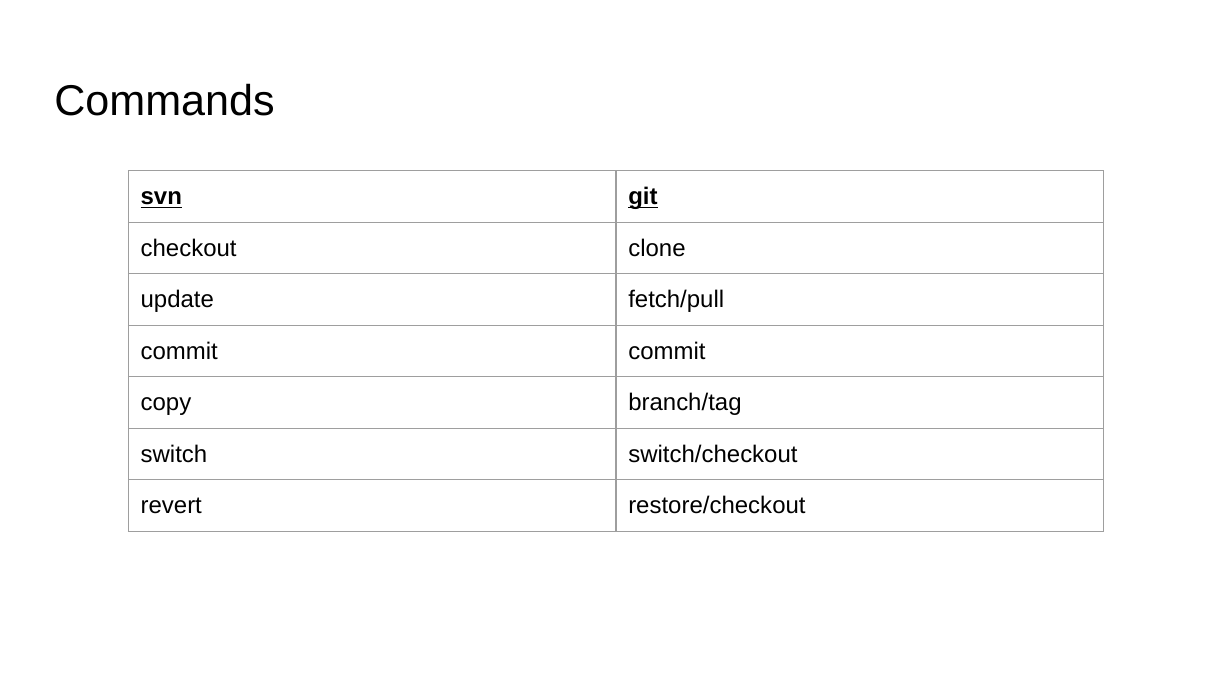
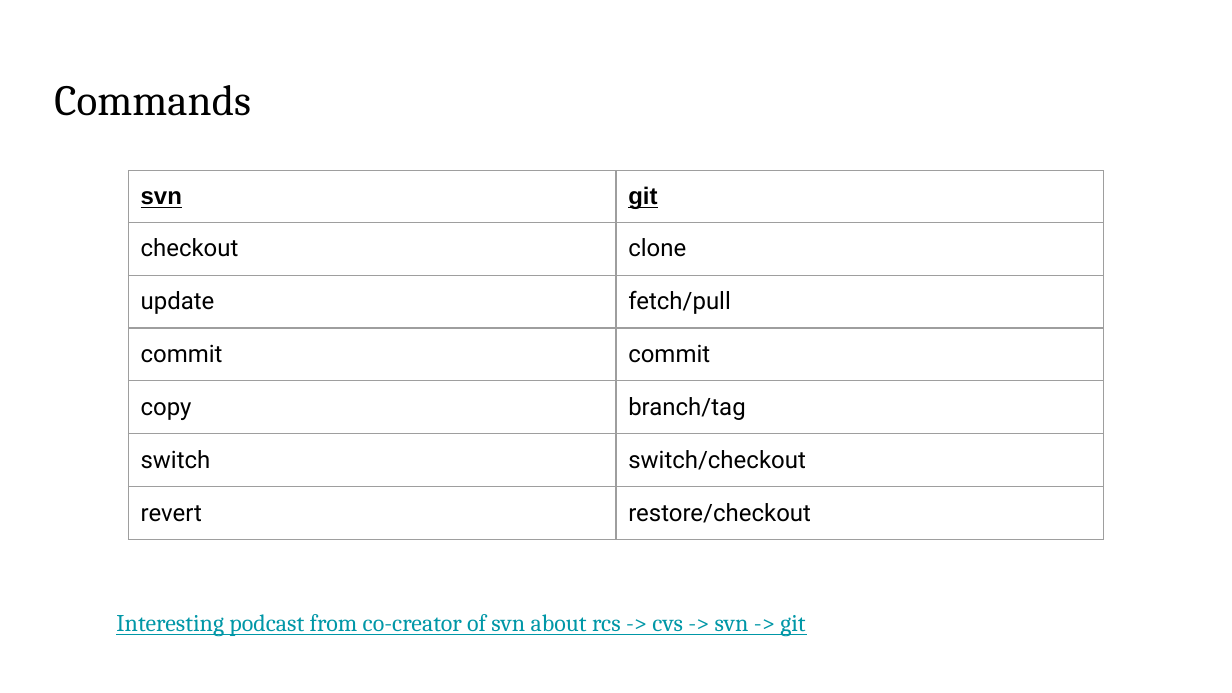
Before and after one commit to bmaden/git-demo, a slide deck: slide 3 of doc/git_demo.pptx. Drawn at 1232x693 pixels with LibreOffice and Linux fonts; fonts in the diff are those of the drawing. Boxes give left, top, right and bottom in pixels: in the first picture for what was removed or moved away, otherwise in the second. Text is boxed around its words. In the diff, an @@ line names an element or a change of style, - is before the commit and + after.

```diff
--- a/doc/git_demo.pptx
+++ b/doc/git_demo.pptx
@@ title "Commands" at box(54, 85, 251, 116): font Arial to Cambria @@
@@ table at box(128, 171, 1104, 575) @@
@@ font Arial to Roboto @@
@@ text added at box(116, 614, 805, 637), 14 pt, text #0097A7, underline @@
+Interesting podcast from co-creator of svn about rcs -> cvs -> svn -> git
```
Also in this commit, not shown: 11 other slides changed, 5 slides added.
